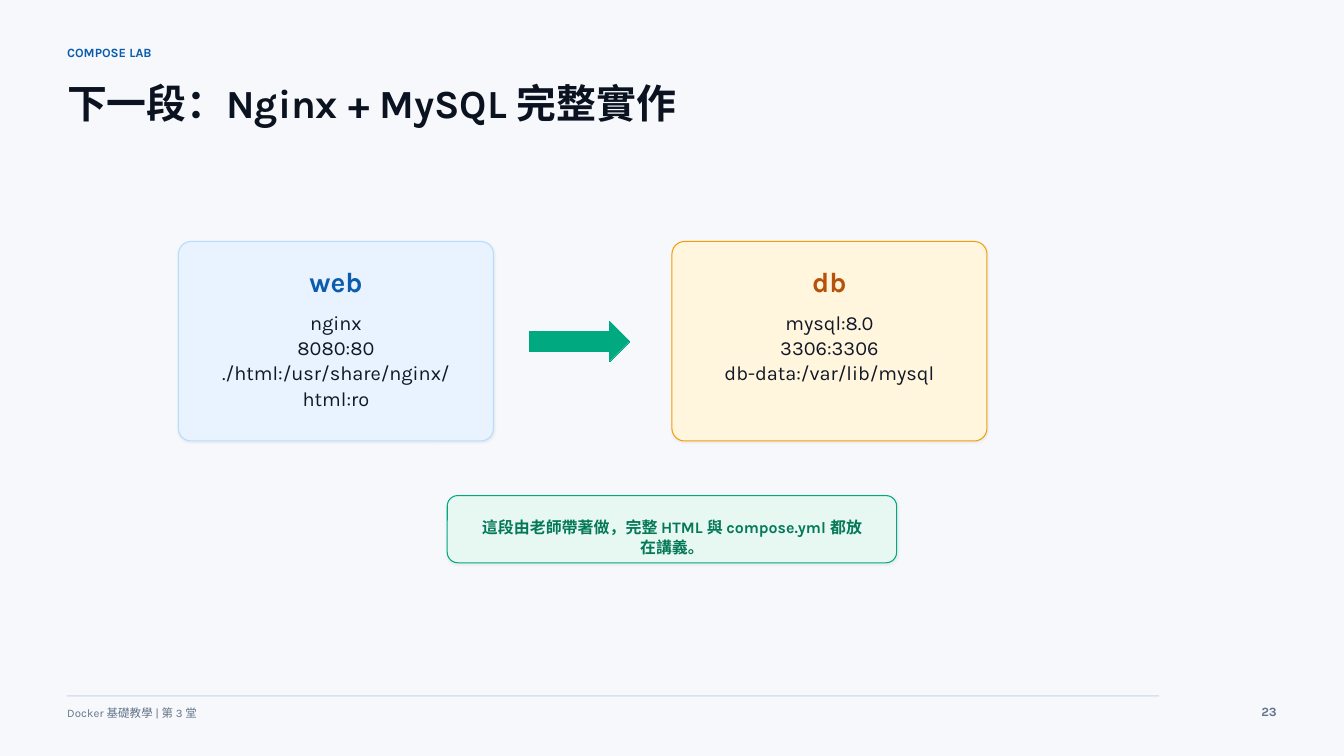
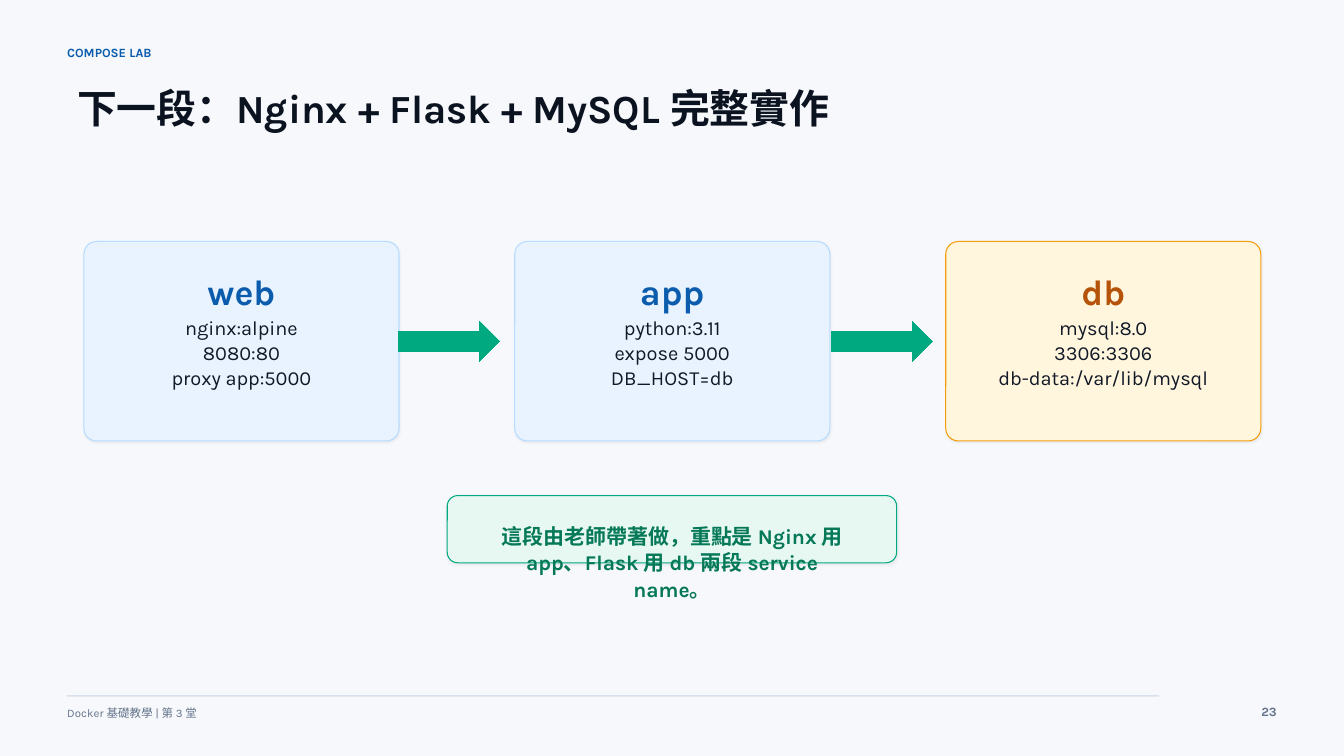
Before and after one commit to lalalalaluk/docker-practice, a slide deck: slide 29 of slides/docker-session3-mysql-compose.pptx. Drawn at 1344x756 pixels with LibreOffice and Linux fonts; fonts in the diff are those of the drawing. Boxes give left, top, right and bottom in pixels: in the first picture for what was removed or moved away, otherwise in the second. Text is boxed around its words. In the diff, an @@ line names an element or a change of style, - is before the commit and + after.

```diff
--- a/slides/docker-session3-mysql-compose.pptx
+++ b/slides/docker-session3-mysql-compose.pptx
@@ text at [77,88,829,133]: text changed @@
-下一段：Nginx + MySQL 完整實作
+下一段：Nginx + Flask + MySQL 完整實作
@@ text "web" at [207,280,275,306]: size 20 to 25.5 pt @@
@@ rounded rectangle added at [515,242,830,442], fill #E8F3FF, outline #B7DCFF 0.75 pt @@
@@ 2 texts, 1 rounded rectangle: place and size @@
-2 texts, 1 rounded rectangle at [673,242,987,442]
+2 texts, 1 rounded rectangle at [946,242,1260,442]
@@ text "db" at [1081,280,1125,306]: size 20 to 25.5 pt @@
@@ text added at [640,287,704,314], 25.5 pt, text #0B5CAD, bold @@
+app
@@ 2 texts, 1 rounded rectangle: place and size @@
-2 texts, 1 rounded rectangle at [178,242,493,442]
+2 texts, 1 rounded rectangle at [84,242,398,442]
@@ text at [185,321,298,340]: text changed @@
-nginx
+nginx:alpine
@@ right arrow: place and size @@
-right arrow at [529,322,630,362]
+right arrow at [399,322,500,362]
@@ text added at [611,321,734,385], 14.2 pt, text #111827 @@
+python:3.11
+expose 5000
+DB_HOST=db
@@ right arrow added at [832,322,933,362], fill #00A97F, outline #00A97F 0 pt @@
@@ text at [172,372,312,390]: text changed @@
-./html:/usr/share/nginx/html:ro
+proxy app:5000
@@ text at [501,526,843,599]: text changed; size 11.4 to 15 pt @@
-這段由老師帶著做，完整 HTML 與 compose.yml 都放在講義。
+這段由老師帶著做，重點是 Nginx 用 app、Flask 用 db 兩段 service name。
```
Also in this commit, not shown: 11 other slides changed, 4 other files.
